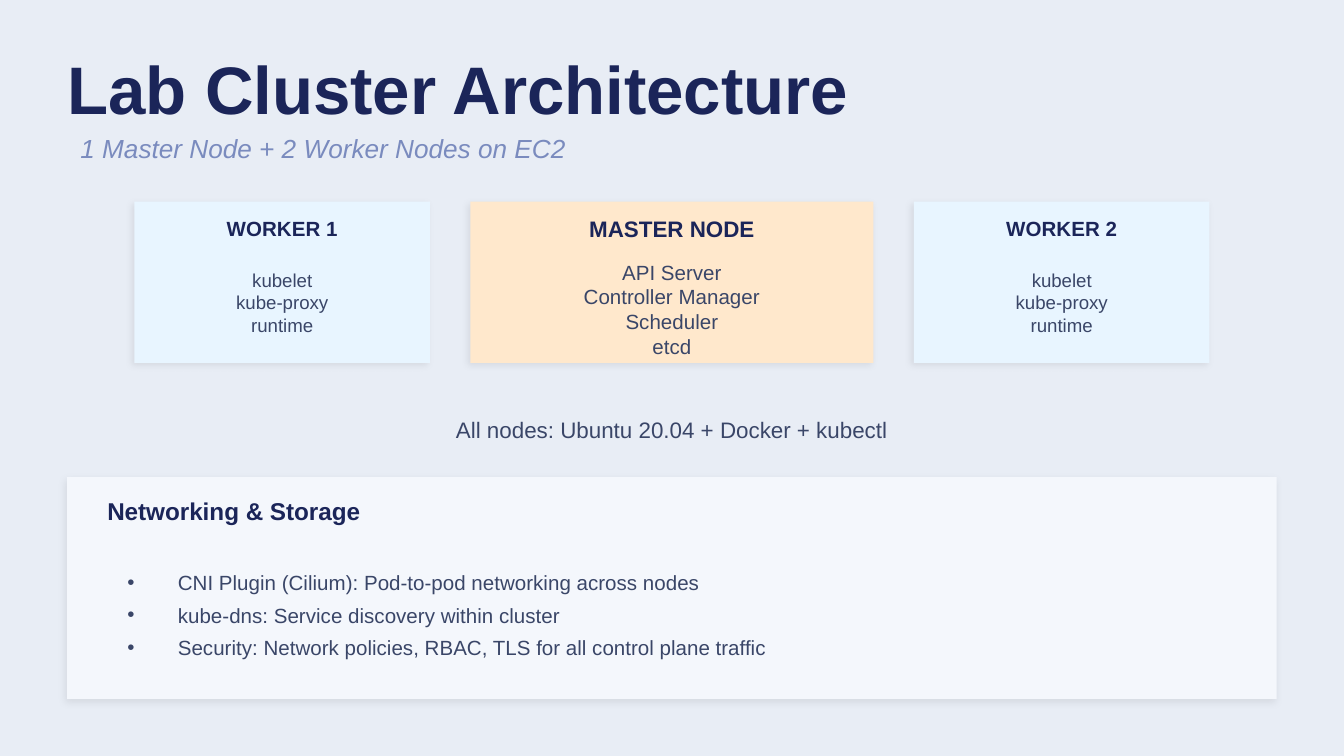
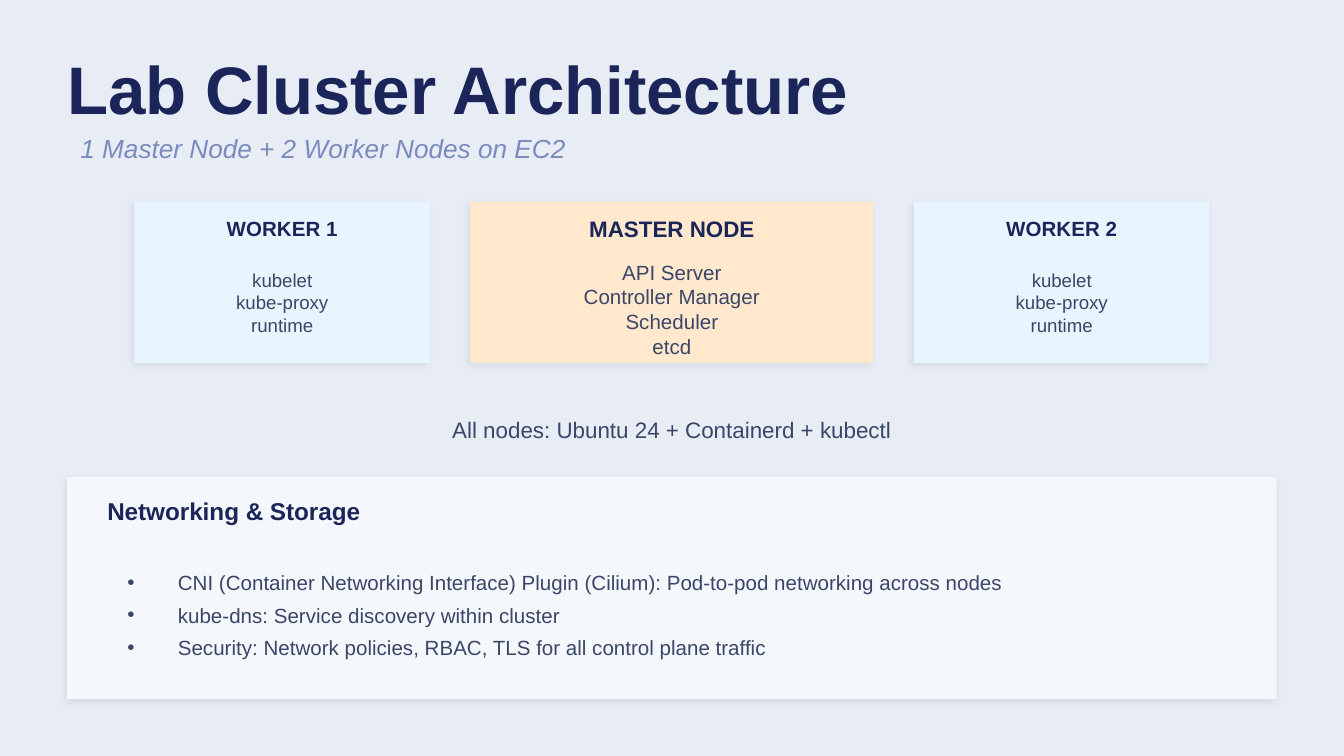
Before and after one commit to wizardrrk/herovired_PPMCAD15_Docker, a slide deck: slide 3 of 08-Kubernetes/session2/08-02-Self-Managed-Kubernetes.pptx. Drawn at 1344x756 pixels with LibreOffice and Linux fonts; fonts in the diff are those of the drawing. Boxes give left, top, right and bottom in pixels: in the first picture for what was removed or moved away, otherwise in the second. Text is boxed around its words. In the diff, an @@ line names an element or a change of style, - is before the commit and + after.

```diff
--- a/08-Kubernetes/session2/08-02-Self-Managed-Kubernetes.pptx
+++ b/08-Kubernetes/session2/08-02-Self-Managed-Kubernetes.pptx
@@ text at [452,422,891,438]: text changed @@
-All nodes: Ubuntu 20.04 + Docker + kubectl
+All nodes: Ubuntu 24 + Containerd + kubectl
@@ text at [178,575,1002,595]: text changed @@
-• CNI Plugin (Cilium): Pod-to-pod networking across nodes
+• CNI (Container Networking Interface) Plugin (Cilium): Pod-to-pod networking across nodes
```
Also in this commit, not shown: 1 other slide changed, 21 other files.
